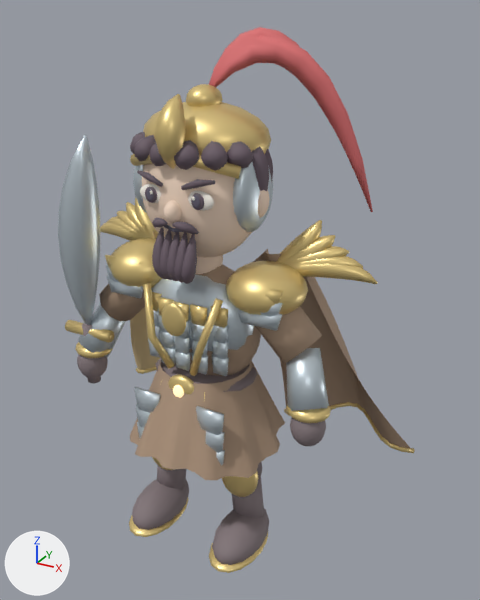
Renders of the glTF model samkok/web/models/61-e2.glb from each side of a commit.
Both versions are drawn from a 50 mm camera at (2.02, -3.21, 3.43) aimed at (0.1, 0.28, 1.69). Arrows for +X, +Y and +Z are at lower left; the lights stay in place. The picture after the commit comes second.

Objects in the first picture: '61_T2_Bronze Bulwark_Mesh'.
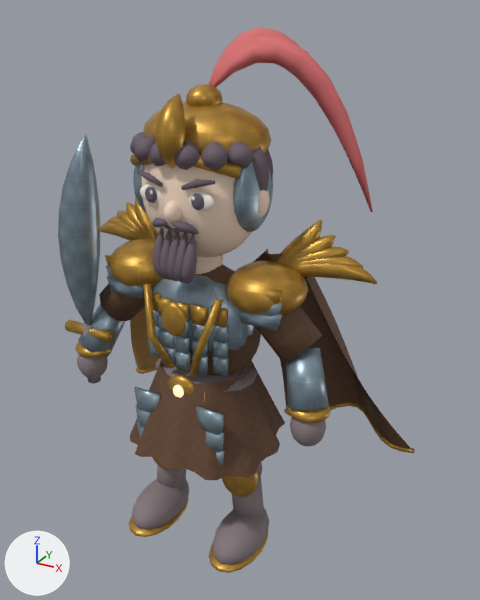
Boxes (x1, y1, x2, y2) around the edits, measured in the pictures (480 x 600 px):
'61_T2_Bronze Bulwark_Mesh', surface changed (darker): (58, 82, 415, 573) in both

The change, as a list of edits to the scene's bpy script:
```text
Change mat_silk_6d4c34_001:
    where n0 = _N.new('ShaderNodeBsdfPrincipled'); n0.name = 'Principled BSDF'
    remove n0.inputs[0].default_value = (0.427, 0.298, 0.204, 1.0)  # 'Base Color', beige #af947d
    add n2 = _N.new('ShaderNodeTexImage'); n2.name = 'Image Texture'
    add n2.image = img_weave_6d4c34
    add n3 = _N.new('ShaderNodeNormalMap'); n3.name = 'Normal Map'
    add n3.uv_map = 'UVMap'
    add n3.inputs[0].default_value = 0.28  # 'Strength'
    add n4 = _N.new('ShaderNodeTexImage'); n4.name = 'Image Texture.001'
    add n4.image = img_surface_normal_true
    add _L.new(n2.outputs[0], n0.inputs[0])  # 'Color' to 'Base Color'
    add _L.new(n3.outputs[0], n0.inputs[5])  # 'Normal' to 'Normal'
    add _L.new(n4.outputs[0], n3.inputs[1])  # 'Color' to 'Color'
Change mat_accent_bd904c_001:
    where n0 = _N.new('ShaderNodeBsdfPrincipled'); n0.name = 'Principled BSDF'
    remove n0.inputs[0].default_value = (0.741, 0.565, 0.298, 1.0)  # 'Base Color', beige #dfc694
    add n2 = _N.new('ShaderNodeTexImage'); n2.name = 'Image Texture'
    add n2.image = img_weave_bd904c
    add n3 = _N.new('ShaderNodeNormalMap'); n3.name = 'Normal Map'
    add n3.uv_map = 'UVMap'
    add n3.inputs[0].default_value = 0.28  # 'Strength'
    add n4 = _N.new('ShaderNodeTexImage'); n4.name = 'Image Texture.001'
    add n4.image = img_surface_normal_true
    add _L.new(n2.outputs[0], n0.inputs[0])  # 'Color' to 'Base Color'
    add _L.new(n3.outputs[0], n0.inputs[5])  # 'Normal' to 'Normal'
    add _L.new(n4.outputs[0], n3.inputs[1])  # 'Color' to 'Color'
Change mat_antique_gold_001:
    where n0 = _N.new('ShaderNodeBsdfPrincipled'); n0.name = 'Principled BSDF'
    remove n0.inputs[0].default_value = (0.788, 0.604, 0.247, 1.0)  # 'Base Color', yellow #e6cc88
    add n2 = _N.new('ShaderNodeTexImage'); n2.name = 'Image Texture'
    add n2.image = img_engraved_c99a3f
    add n3 = _N.new('ShaderNodeNormalMap'); n3.name = 'Normal Map'
    add n3.uv_map = 'UVMap'
    add n3.inputs[0].default_value = 0.45  # 'Strength'
    add n4 = _N.new('ShaderNodeTexImage'); n4.name = 'Image Texture.001'
    add n4.image = img_surface_normal_false
    add _L.new(n2.outputs[0], n0.inputs[0])  # 'Color' to 'Base Color'
    add _L.new(n3.outputs[0], n0.inputs[5])  # 'Normal' to 'Normal'
    add _L.new(n4.outputs[0], n3.inputs[1])  # 'Color' to 'Color'
Change mat_steel_001:
    where n0 = _N.new('ShaderNodeBsdfPrincipled'); n0.name = 'Principled BSDF'
    remove n0.inputs[0].default_value = (0.604, 0.686, 0.741, 1.0)  # 'Base Color', light grey #ccd8df
    add n2 = _N.new('ShaderNodeTexImage'); n2.name = 'Image Texture'
    add n2.image = img_engraved_9aafbd
    add n3 = _N.new('ShaderNodeNormalMap'); n3.name = 'Normal Map'
    add n3.uv_map = 'UVMap'
    add n3.inputs[0].default_value = 0.45  # 'Strength'
    add n4 = _N.new('ShaderNodeTexImage'); n4.name = 'Image Texture.001'
    add n4.image = img_surface_normal_false
    add _L.new(n2.outputs[0], n0.inputs[0])  # 'Color' to 'Base Color'
    add _L.new(n3.outputs[0], n0.inputs[5])  # 'Normal' to 'Normal'
    add _L.new(n4.outputs[0], n3.inputs[1])  # 'Color' to 'Color'
Change me_61_t2_bronze_bulwark_mesh:
    where me_61_t2_bronze_bulwark_mesh.from_pydata(...)  # 10452 vertices, 19164 faces; spans x -1.22..1.22, y -0.53..0.97, z 0.02..3.34
    me_61_t2_bronze_bulwark_mesh part 1: texture (UV) coordinates changed
```
